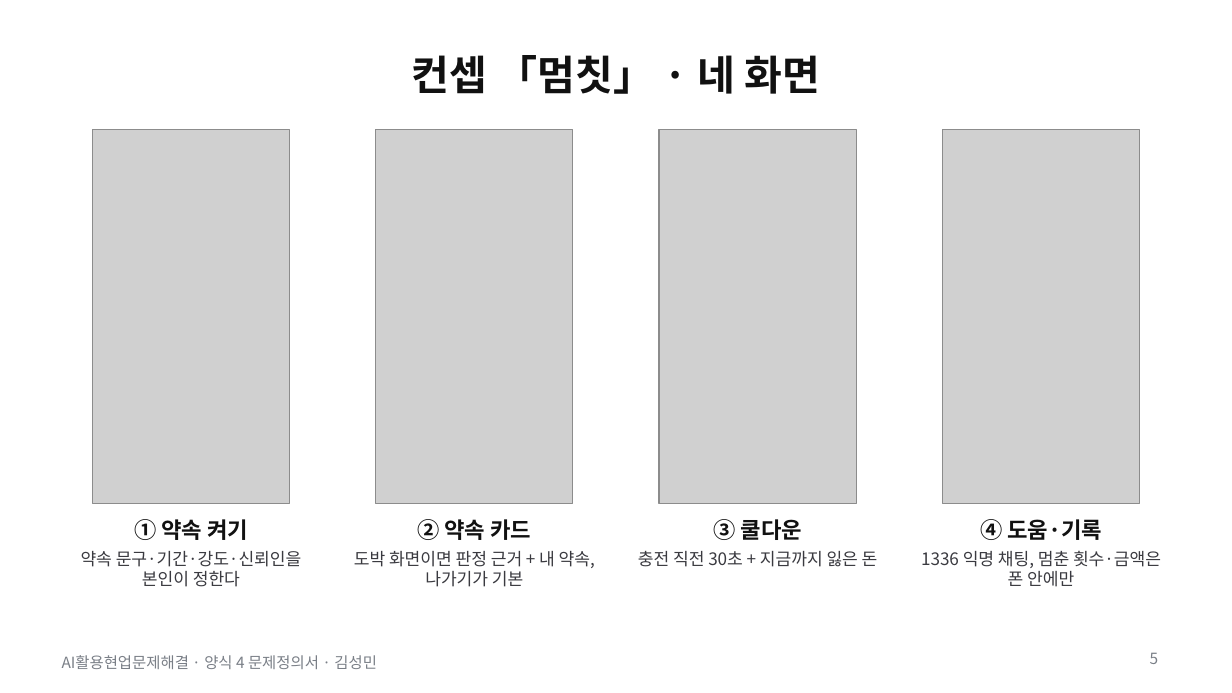
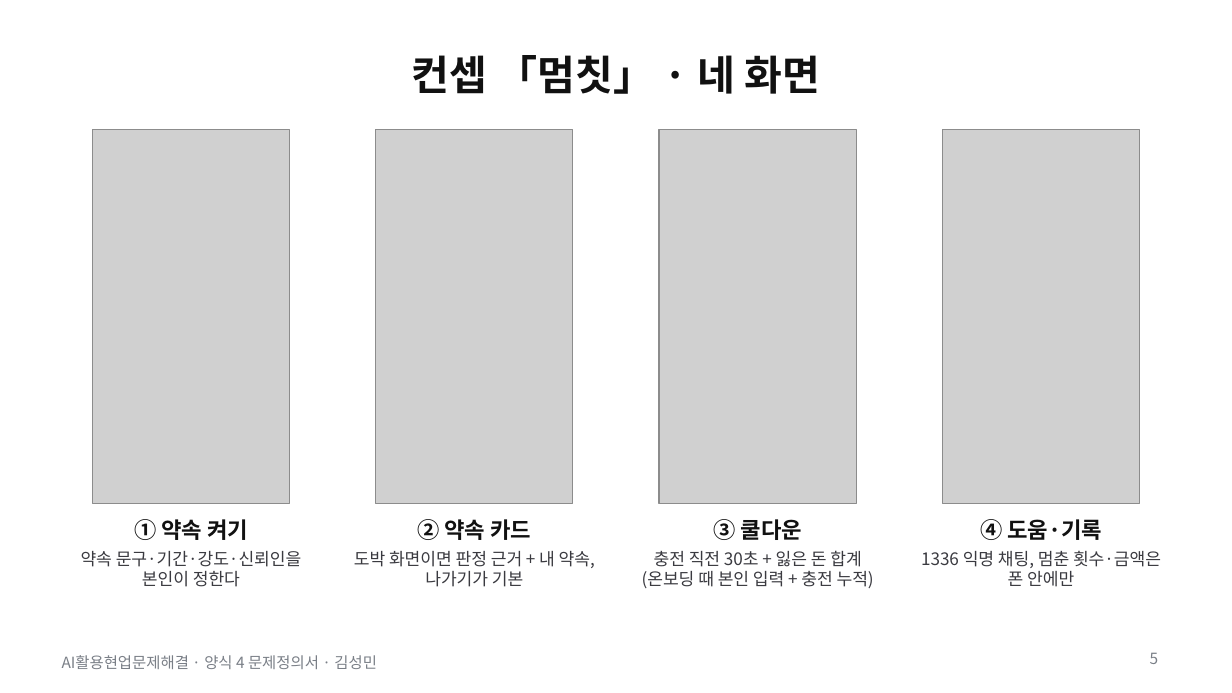
Before and after one commit to Holy-Min/gambling-content-detection, a slide deck: slide 5 of docs/week5/form4_presentation.pptx. Drawn at 1232x693 pixels with LibreOffice and Linux fonts; fonts in the diff are those of the drawing; grey boxes stand for pictures. Boxes give left, top, right and bottom in pixels: in the first picture for what was removed or moved away, otherwise in the second. Text is boxed around its words. In the diff, an @@ line names an element or a change of style, - is before the commit and + after.

```diff
--- a/docs/week5/form4_presentation.pptx
+++ b/docs/week5/form4_presentation.pptx
@@ text at (642,550,874,588): text changed @@
-충전 직전 30초 + 지금까지 잃은 돈
+충전 직전 30초 + 잃은 돈 합계
+(온보딩 때 본인 입력 + 충전 누적)
```
Also in this commit, not shown: 6 other slides changed, 1 slide added.
